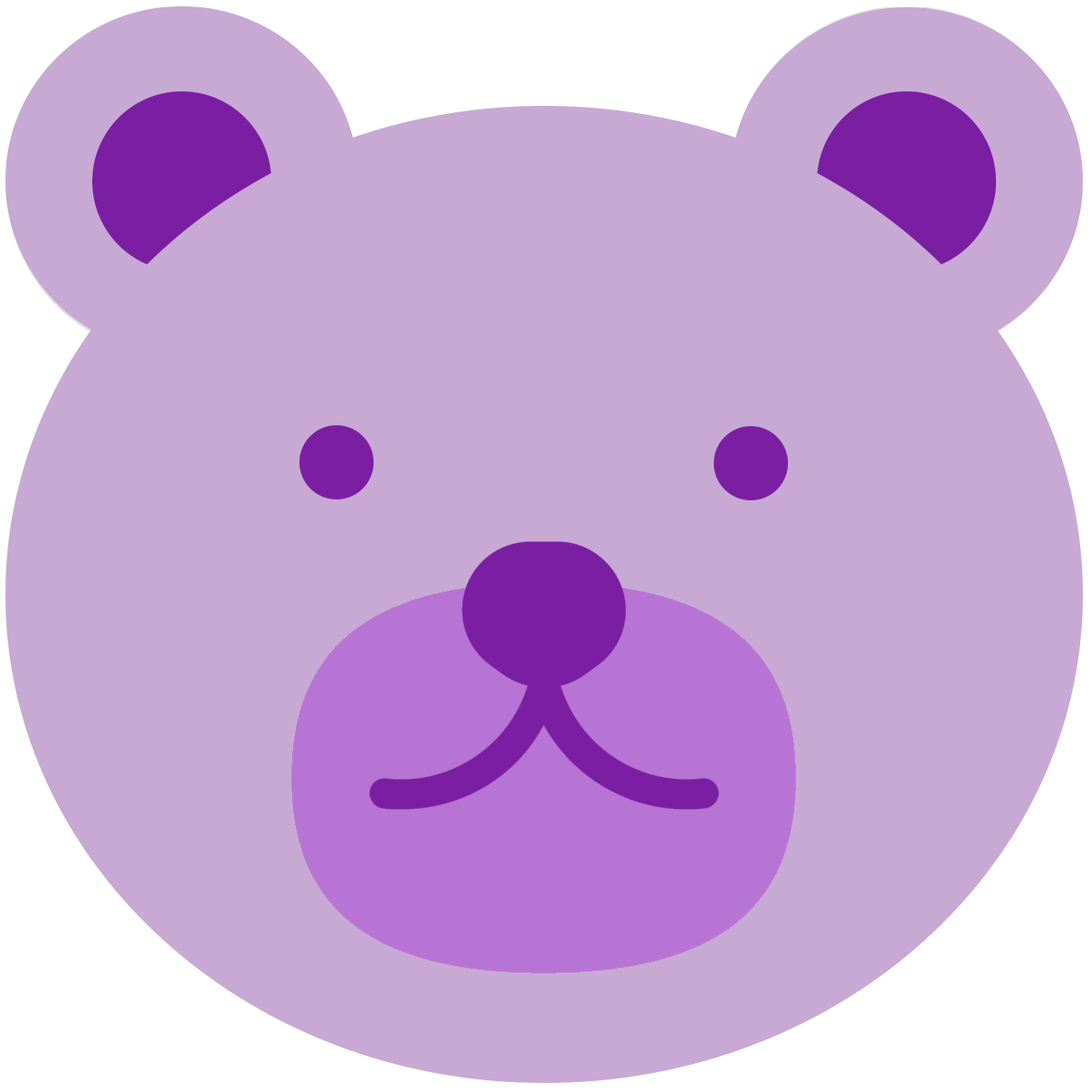
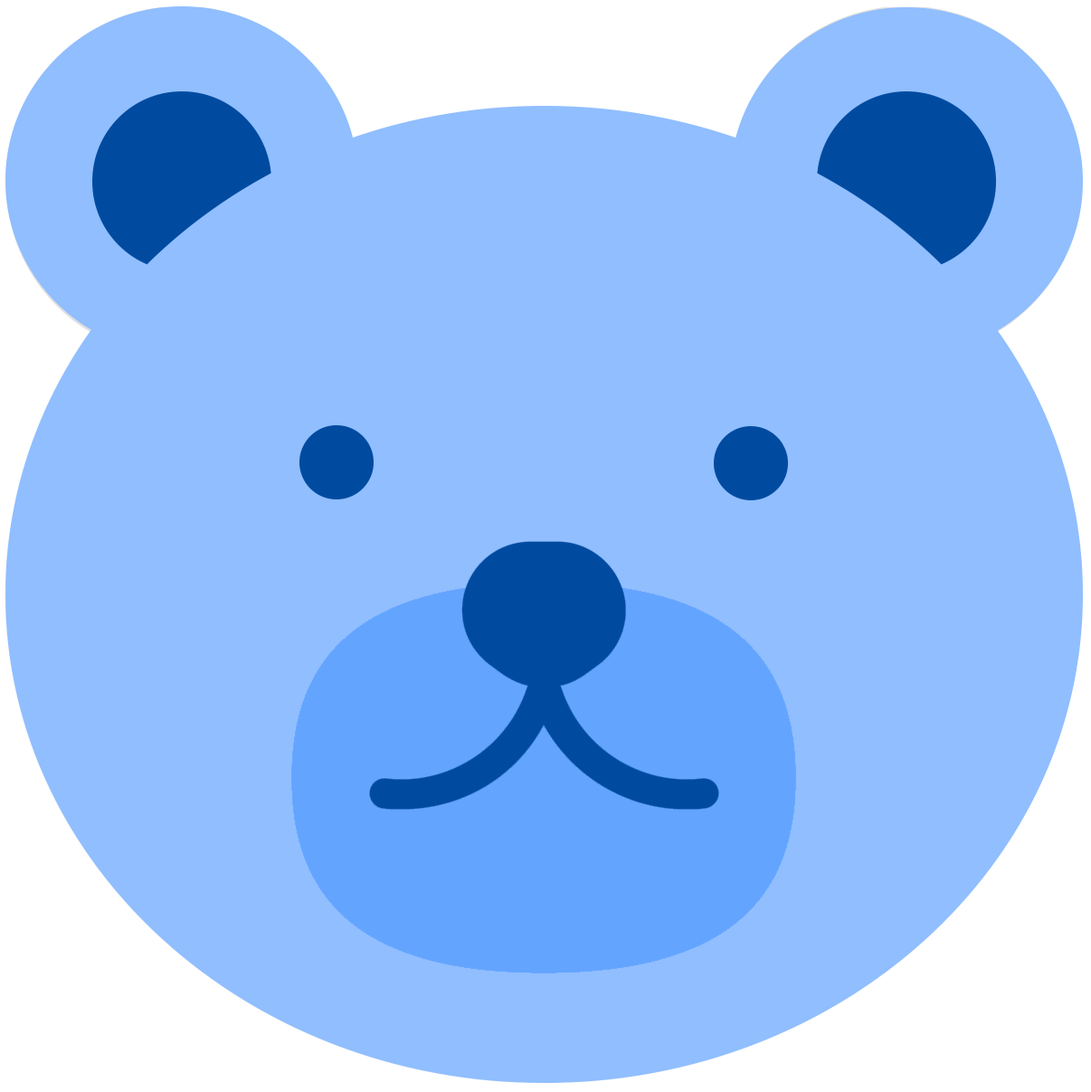
The second (1091, 1092) image is a revision of the first. Changes to its layers:
painted on "eye right Kopie" over [713, 426, 788, 501]
painted on "eye right" over [299, 425, 374, 500]
painted on "head" over [5, 105, 1083, 1083]
painted on "Ellipse 1 Kopie" over [92, 91, 272, 272]
painted on "Ellipse 1" over [816, 91, 997, 272]
painted on "ear" (1st of 2) over [730, 7, 1083, 356]
painted on "ear" (2nd of 2) over [5, 6, 359, 355]
